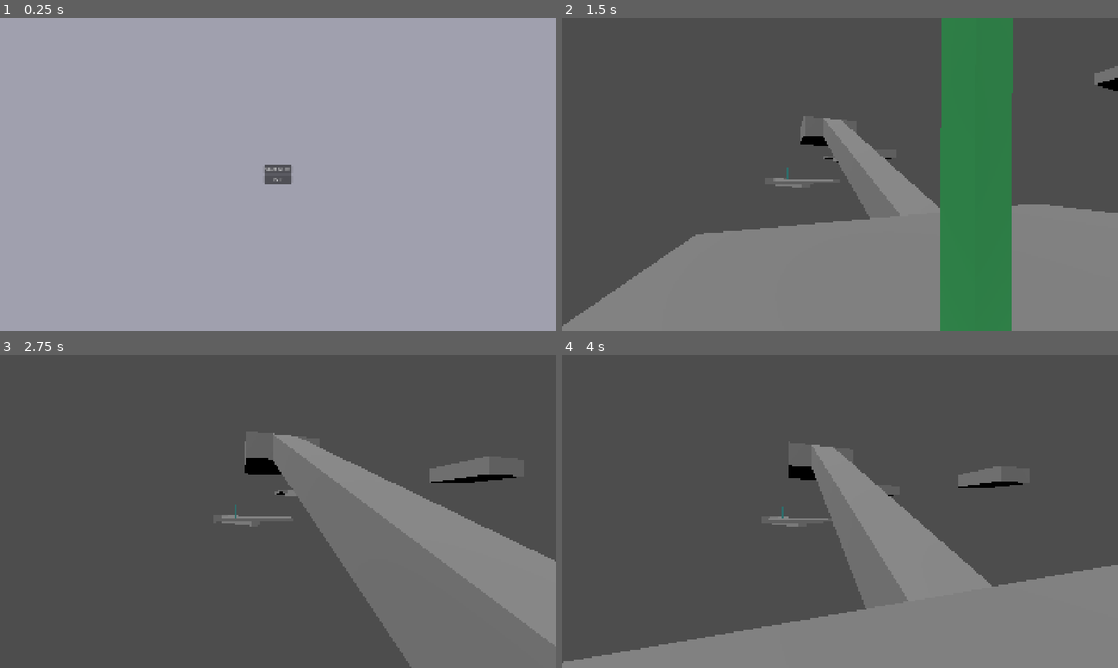
Above: before the commit, frames 1-4 (two rows, left to right).
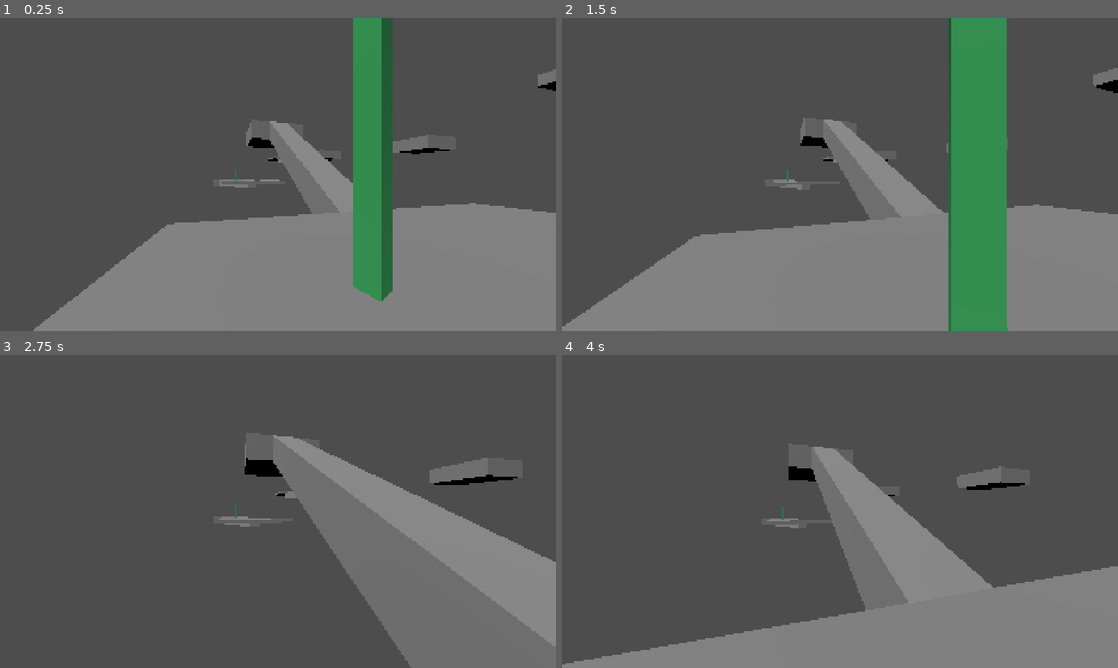
Above: after the commit, the same moments.

Repository: danitheturtle/godly-pets-delivery-service
Game: Godot game, scene res://main.tscn
Two runs of this game, one before a commit and one after it. Both use one fixed random seed, a clock stepped at 60 frames per second and the inputs below.
Inputs (mouse positions are in pixels of both pictures, inside the frame that each line leads up to):
- Up to frame 1 (0.25 s): no input
- Up to frame 2 (1.5 s): click (840, 168) at 0.5 s, where only the run before the commit has a clickable "Start Game"; tap Enter at 1.25 s; move the mouse to (867, 174) at 1.27 s; press the mouse at (867, 174) at 1.28 s; hold W (forward) from 1.28 s (still down)
- Up to frame 3 (2.75 s): keep holding W (forward); tap Space (jump) at 1.52, 2.27 s; move the mouse to (250, 511) at 2.02 s; release the mouse at (250, 511) at 2.03 s; tap F (interact) at 2.1 s
- Up to frame 4 (4 s): move the mouse to (851, 505) at 2.77 s; hold L (level_select) 2.78-3.5 s; release W (forward) at 3.5 s; click "Level 1" at 3.5 s

The runs differ from the first frame. In frame 1, 100% of the frame differs, in the area x 0-100%, y 0-100%; in frame 2, 3.3%; in frame 3, 0.9%; in frame 4, 0.9%.

Commit message:
added collision to stairs during rotation. rotation reverses when collision happens

Diff:
--- a/godot/game_objects/platform/platform.gd
+++ b/godot/game_objects/platform/platform.gd
@@ -14,6 +14,7 @@
 var rotationDir: int = 0
 var rotationIndex: int = 0
 var rotationTimer: float = 0.0
+var rotationCancelled: bool = false
 var clockwiseQueued: bool = false
 var counterClockwiseQueued: bool = false
 
@@ -23,6 +24,7 @@
 var pivotsRotationDir: int = 0
 var pivotsRotationIndex: int = 0
 var pivotsRotationTimer: float = 0.0
+var pivotsRotationCancelled: bool = false
 var pivotsClockwiseQueued: bool = false
 var pivotsCounterClockwiseQueued: bool = false
 
@@ -36,6 +38,8 @@
 
 #local state
 var platformControlled: bool = false
+var attachedStairRefs: Array[Stairs] = []
+
 
 func _ready() -> void:
     # calculate the bases this platform can stop at
@@ -118,12 +122,15 @@
     # reinitialize animation variables
     rotationDir = 0
     rotationTimer = 0.0
+    rotationCancelled = false
     pivotsRotationDir = 0
     pivotsRotationTimer = 0.0
+    pivotsRotationCancelled = false
     clockwiseQueued = false
     counterClockwiseQueued = false
     pivotsClockwiseQueued = false
     pivotsCounterClockwiseQueued = false
+    disconnect_attached_stair_signals()
     # hard or soft reset variables
     rotationIndex = 0 if hard else storedRotationIndex
     pivotsRotationIndex = 0 if hard else storedPivotsRotationIndex
@@ -139,6 +146,7 @@
     transform.basis = Basis(basisStops[fromIndex]).slerp(basisStops[toIndex], normalizedPositionInRotation).orthonormalized()
     # if rotation finished
     if (normalizedPositionInRotation >= 1.0):
+        rotationCancelled = false
         rotationIndex = toIndex
         rotationDir = 0
         rotationTimer = 0.0
@@ -151,17 +159,28 @@
     for i in range(rotationStops):
         pivots[i].transform.basis = Basis(pivotsBasisStops[i*rotationStops + fromIndex]).slerp(pivotsBasisStops[i*rotationStops + toIndex], normalizedPositionInRotation).orthonormalized()
     if (normalizedPositionInRotation >= 1.0):
+        pivotsRotationCancelled = false
         pivotsRotationIndex = toIndex
         pivotsRotationDir = 0
         pivotsRotationTimer = 0.0
 
 func attach_adjacent_stairs() -> void:
+    disconnect_attached_stair_signals()
+    attachedStairRefs = []
     for nextPivot in pivots:
         var pivotCollisions = nextPivot.get_parent().get_overlapping_bodies()
         for col in pivotCollisions:
-            if (col is Stairs && col.get_parent() != nextPivot):
-                State.touchedNodes.append(col)
-                col.reparent(nextPivot, true)
+            if col is Stairs:
+                attachedStairRefs.append(col)
+                col.collisionArea.body_entered.connect(on_body_entered_stair_area)
+                if col.get_parent() != nextPivot:
+                    State.touchedNodes.append(col)
+                    col.reparent(nextPivot, true)
+
+func disconnect_attached_stair_signals() -> void:
+    for attachedStair in attachedStairRefs:
+        if attachedStair.collisionArea.is_connected("body_entered", on_body_entered_stair_area):
+            attachedStair.collisionArea.body_entered.disconnect(on_body_entered_stair_area)
 
 func get_pivot_basis_stops(pivot: CollisionShape3D) -> void:
     var childPivotBasisIndex = pivotsBasisStops.size()
@@ -184,3 +203,17 @@
         storedPivotsBases[i] = pivots[i].transform.basis
     storedRotationIndex = rotationIndex
     storedPivotsRotationIndex = pivotsRotationIndex
+
+func on_body_entered_stair_area(body: Node3D) -> void:
+    if attachedStairRefs.has(body) || body is PhysicsBody3D && !body.get_collision_layer_value(2):
+        return
+    if rotationDir != 0 && !rotationCancelled:
+        rotationCancelled = true
+        rotationIndex = wrapi(rotationIndex + rotationDir, 0, rotationStops)
+        rotationDir *= -1
+        rotationTimer = secondsPerRotation - rotationTimer
+    if pivotsRotationDir != 0 && !pivotsRotationCancelled:
+        pivotsRotationCancelled = true
+        pivotsRotationIndex = wrapi(pivotsRotationIndex + pivotsRotationDir, 0, 4)
+        pivotsRotationDir *= -1
+        pivotsRotationTimer = secondsPerRotation - pivotsRotationTimer
--- a/godot/game_objects/stairs/stairs.gd
+++ b/godot/game_objects/stairs/stairs.gd
@@ -1,26 +1,29 @@
 extends AnimatableBody3D
 class_name Stairs
 
+@onready var collisionArea = $Area3D
 @onready var initialParent = get_parent()
 @onready var initialTransform = Transform3D(transform)
+
+var attachedToPlatform: Platform = null
 
 var storedParent
 var storedTransform
 
 func _ready() -> void:
-	storedParent = initialParent
-	storedTransform = initialTransform
-	# listen for checkpoints
-	SignalBus.checkpoint_activated.connect(_checkpoint_reached)
+    storedParent = initialParent
+    storedTransform = initialTransform
+    # listen for checkpoints
+    SignalBus.checkpoint_activated.connect(on_checkpoint_reached)
 
 func reset(hard: bool = false) -> void:
-	if (!hard):
-		reparent(storedParent, false)
-		transform = storedTransform
-	else:
-		reparent(initialParent, false)
-		transform = initialTransform
+    if (!hard):
+        reparent(storedParent, false)
+        transform = storedTransform
+    else:
+        reparent(initialParent, false)
+        transform = initialTransform
 
-func _checkpoint_reached() -> void:
-	storedParent = get_parent()
-	storedTransform = Transform3D(transform)
+func on_checkpoint_reached() -> void:
+    storedParent = get_parent()
+    storedTransform = Transform3D(transform)
--- a/godot/game_objects/stairs/stairs.tscn
+++ b/godot/game_objects/stairs/stairs.tscn
@@ -4,7 +4,8 @@
 [ext_resource type="ArrayMesh" uid="uid://d3ywv5epcksy6" path="res://assets/stairs.obj" id="2_alqbs"]
 [ext_resource type="Shape3D" uid="uid://b6nqhrfkchyh8" path="res://assets/stairs.tres" id="3_frutw"]
 
-[node name="RotatingStaircase" type="AnimatableBody3D" unique_id=1037820242 groups=["resetable"]]
+[node name="RotatingStaircase" type="AnimatableBody3D" unique_id=131645656 groups=["resetable"]]
+collision_layer = 3
 sync_to_physics = false
 script = ExtResource("1_t8gvg")
 
@@ -15,3 +16,10 @@
 [node name="CollisionShape3D" type="CollisionShape3D" parent="." unique_id=1129599342]
 transform = Transform3D(-4.371139e-08, 0, -1, 0, 1, 0, 1, 0, -4.371139e-08, 0, 0, 0)
 shape = ExtResource("3_frutw")
+
+[node name="Area3D" type="Area3D" parent="." unique_id=2065246267]
+collision_mask = 2
+
+[node name="CollisionShape3D" type="CollisionShape3D" parent="Area3D" unique_id=200964753]
+transform = Transform3D(-4.371139e-08, 0, -1, 0, 1, 0, 1, 0, -4.371139e-08, 0, 0, 0)
+shape = ExtResource("3_frutw")
--- a/godot/main.gd
+++ b/godot/main.gd
@@ -17,7 +17,7 @@
     SignalBus.level_select_opened.connect(level_select_menu)
     SignalBus.level_selected.connect(goto_level)
     # debug
-    #new_game()
+    new_game()
 
 func main_menu() -> void:
     get_tree().paused = false
--- a/godot/project.godot
+++ b/godot/project.godot
@@ -156,6 +156,11 @@
 ]
 }
 
+[layer_names]
+
+3d_physics/layer_1="collides_with_actors"
+3d_physics/layer_2="collides_with_stairs"
+
 [physics]
 
 3d/default_gravity=9.799999999999995
--- a/godot/scripts/globals/state.gd
+++ b/godot/scripts/globals/state.gd
@@ -23,7 +23,7 @@
     lastCheckpoint = null
     touchedNodes = []
     highestWorldReached = 1
-    highestLevelReached = 1
+    highestLevelReached = 2
 
 func set_world(_world: World) -> void:
     if (world != _world && _world != null):
--- a/godot/worlds/world_1.tscn
+++ b/godot/worlds/world_1.tscn
@@ -27,6 +27,12 @@
 [sub_resource type="BoxMesh" id="BoxMesh_a02j0"]
 size = Vector3(11, 1, 11)
 
+[sub_resource type="BoxShape3D" id="BoxShape3D_a02j0"]
+size = Vector3(9, 9, 9)
+
+[sub_resource type="BoxMesh" id="BoxMesh_s2u2n"]
+size = Vector3(9, 9, 9)
+
 [node name="World1" unique_id=206715187 instance=ExtResource("1_nlsqv")]
 
 [node name="Player" parent="." index="1" unique_id=66642413]
@@ -41,7 +47,7 @@
 [node name="SubCheckpoint" parent="Level1" parent_id_path=PackedInt32Array(2012754574) index="3" unique_id=1155096228 instance=ExtResource("4_baolv")]
 transform = Transform3D(1, 0, 0, 0, 1, 0, 0, 0, 1, -6.496155, -9.735, -29.411795)
 
-[node name="1Platform" parent="Level1" parent_id_path=PackedInt32Array(2012754574) index="4" unique_id=322832196 instance=ExtResource("4_fwsfs")]
+[node name="1Platform" parent="Level1" parent_id_path=PackedInt32Array(2012754574) index="4" unique_id=40544669 instance=ExtResource("4_fwsfs")]
 transform = Transform3D(1, 0, 0, 0, 1, 0, 0, 0, 1, -11.250003, -11.25, -57)
 
 [node name="1Staircase" parent="Level1" parent_id_path=PackedInt32Array(2012754574) index="5" unique_id=1194273107 instance=ExtResource("2_38vaf")]
@@ -50,18 +56,14 @@
 [node name="1SubCheckpoint" parent="Level1" parent_id_path=PackedInt32Array(2012754574) index="6" unique_id=1607201582 instance=ExtResource("4_baolv")]
 transform = Transform3D(1, 0, 0, 0, 1, 0, 0, 0, 1, 20.18628, 1.5286262, -52.732258)
 
-[node name="2Platform" type="AnimatableBody3D" parent="Level1" parent_id_path=PackedInt32Array(2012754574) index="7" unique_id=335041071 groups=["resetable"] instance=ExtResource("4_fwsfs")]
+[node name="2Platform" parent="Level1" parent_id_path=PackedInt32Array(2012754574) index="7" unique_id=335041071 instance=ExtResource("4_fwsfs")]
 transform = Transform3D(1, 0, 0, 0, 1, 0, 0, 0, 1, 28.499992, 0, -28.499998)
-script = ExtResource("5_a02j0")
 
-[node name="2Staircase" type="AnimatableBody3D" parent="Level1" parent_id_path=PackedInt32Array(2012754574) index="8" unique_id=502114236 groups=["resetable"] instance=ExtResource("2_38vaf")]
+[node name="2Platform1" parent="Level1" parent_id_path=PackedInt32Array(2012754574) index="8" unique_id=140938546 instance=ExtResource("4_fwsfs")]
+transform = Transform3D(1, 0, 0, 0, 1, 0, 0, 0, 1, 39.74999, 0, 3.8146973e-06)
+
+[node name="2Staircase" parent="Level1" parent_id_path=PackedInt32Array(2012754574) index="9" unique_id=502114236 instance=ExtResource("2_38vaf")]
 transform = Transform3D(-4.371139e-08, -1, 0, 1, -4.371139e-08, 0, 0, 0, 1, 22.874992, 0, -42.75)
-sync_to_physics = false
-script = ExtResource("6_s2u2n")
-
-[node name="2Platform1" type="AnimatableBody3D" parent="Level1" parent_id_path=PackedInt32Array(2012754574) index="9" unique_id=140938546 groups=["resetable"] instance=ExtResource("4_fwsfs")]
-transform = Transform3D(1, 0, 0, 0, 1, 0, 0, 0, 1, 39.74999, 0, 3.8146973e-06)
-script = ExtResource("5_a02j0")
 
 [node name="Static" type="Node3D" parent="Level1" parent_id_path=PackedInt32Array(2012754574) index="10" unique_id=695133757]
 
@@ -93,19 +95,70 @@
 transform = Transform3D(1, 0, 0, 0, 1, 0, 0, 0, 1, 0, 0.014362812, 0)
 mesh = SubResource("BoxMesh_a02j0")
 
-[node name="StaticBody3D4" type="StaticBody3D" parent="Level1/Static" index="3" unique_id=1685891372]
-transform = Transform3D(1, 0, 0, 0, 1, 0, 0, 0, 1, 29.578827, 1.0013065, 29.494205)
-
-[node name="CollisionShape3D" type="CollisionShape3D" parent="Level1/Static/StaticBody3D4" index="0" unique_id=1777088797]
-shape = SubResource("BoxShape3D_fwsfs")
-
-[node name="MeshInstance3D" type="MeshInstance3D" parent="Level1/Static/StaticBody3D4" index="1" unique_id=1524329656]
-mesh = SubResource("BoxMesh_0p53a")
-
 [node name="Level2" type="Node3D" parent="." index="3" unique_id=1292469914]
-transform = Transform3D(1, 0, 0, 0, 1, 0, 0, 0, 1, 19.717491, 0, -69.56859)
+transform = Transform3D(1, 0, 0, 0, 1, 0, 0, 0, 1, 28.5, 0, 28.5)
 script = ExtResource("5_0p53a")
 levelNumber = 2
 
 [node name="Checkpoint" parent="Level2" index="0" unique_id=2066935558 instance=ExtResource("6_wkq5h")]
-transform = Transform3D(1, 0, 0, 0, 1, 0, 0, 0, 1, 2.8567715, 1.5126481, 101.22708)
+transform = Transform3D(1, 0, 0, 0, 1, 0, 0, 0, 1, -5.9257374, 1.5126481, 3.158493)
+
+[node name="Platform" parent="Level2" index="1" unique_id=385998701 instance=ExtResource("4_fwsfs")]
+transform = Transform3D(1, 0, 0, 0, 1, 0, 0, 0, 1, -1.7166138e-05, 11.25, 28.5)
+
+[node name="Platform1" type="AnimatableBody3D" parent="Level2" index="2" unique_id=322832196 groups=["resetable"] instance=ExtResource("4_fwsfs")]
+transform = Transform3D(1, 0, 0, 0, 1, 0, 0, 0, 1, -1.9657688e-05, 22.5, 57)
+script = ExtResource("5_a02j0")
+
+[node name="Platform2" type="AnimatableBody3D" parent="Level2" index="3" unique_id=824885934 groups=["resetable"] instance=ExtResource("4_fwsfs")]
+transform = Transform3D(1, 0, 0, 0, 1, 0, 0, 0, 1, 28.499983, 22.5, 28.500002)
+script = ExtResource("5_a02j0")
+
+[node name="Platform3" type="AnimatableBody3D" parent="Level2" index="4" unique_id=1600263559 groups=["resetable"] instance=ExtResource("4_fwsfs")]
+transform = Transform3D(1, 0, 0, 0, 1, 0, 0, 0, 1, 28.49998, 11.25, 57)
+script = ExtResource("5_a02j0")
+
+[node name="Staircase" parent="Level2" index="5" unique_id=2121416246 instance=ExtResource("2_38vaf")]
+transform = Transform3D(-1, 0, 8.742278e-08, 0, 1, 0, -8.742278e-08, 0, -1, -1.7166138e-05, 5.625, 14.25)
+
+[node name="Staircase1" type="AnimatableBody3D" parent="Level2" index="6" unique_id=131645656 groups=["resetable"] instance=ExtResource("2_38vaf")]
+transform = Transform3D(1, 0, 0, 0, 1, 0, 0, 0, 1, -1.9073486e-05, 28.125, 42.75)
+collision_layer = 3
+sync_to_physics = false
+script = ExtResource("6_s2u2n")
+
+[node name="SubCheckpoint" parent="Level2" index="7" unique_id=1806827507 instance=ExtResource("4_baolv")]
+transform = Transform3D(1, 0, 0, 0, 1, 0, 0, 0, 1, -26.071955, 35.227654, 53.49669)
+
+[node name="Static" type="Node3D" parent="Level2" index="8" unique_id=1013385494]
+
+[node name="StaticBody3D4" type="StaticBody3D" parent="Level2/Static" index="0" unique_id=1685891372]
+transform = Transform3D(1, 0, 0, 0, 1, 0, 0, 0, 1, 1.0788269, 1.0013065, 0.9942055)
+
+[node name="CollisionShape3D" type="CollisionShape3D" parent="Level2/Static/StaticBody3D4" index="0" unique_id=1777088797]
+shape = SubResource("BoxShape3D_fwsfs")
+
+[node name="MeshInstance3D" type="MeshInstance3D" parent="Level2/Static/StaticBody3D4" index="1" unique_id=1524329656]
+mesh = SubResource("BoxMesh_0p53a")
+
+[node name="StaticBody3D3" type="StaticBody3D" parent="Level2/Static" index="1" unique_id=1784285130]
+transform = Transform3D(1, 0, 0, 0, 1, 0, 0, 0, 1, -30.30903, 51.714634, 12.813351)
+visible = false
+
+[node name="CollisionShape3D" type="CollisionShape3D" parent="Level2/Static/StaticBody3D3" index="0" unique_id=406149835]
+shape = SubResource("BoxShape3D_a02j0")
+
+[node name="MeshInstance3D" type="MeshInstance3D" parent="Level2/Static/StaticBody3D3" index="1" unique_id=1534218148]
+transform = Transform3D(1, 0, 0, 0, 1, 0, 0, 0, 1, 0, 0.014362812, 0)
+mesh = SubResource("BoxMesh_s2u2n")
+
+[node name="StaticBody3D5" type="StaticBody3D" parent="Level2/Static" index="2" unique_id=181032458]
+transform = Transform3D(1, 0, 0, 0, 1, 0, 0, 0, 1, -29.506575, 34.732525, 57.083336)
+
+[node name="CollisionShape3D" type="CollisionShape3D" parent="Level2/Static/StaticBody3D5" index="0" unique_id=494800254]
+shape = SubResource("BoxShape3D_wkq5h")
+
+[node name="MeshInstance3D" type="MeshInstance3D" parent="Level2/Static/StaticBody3D5" index="1" unique_id=1532850244]
+transform = Transform3D(1, 0, 0, 0, 1, 0, 0, 0, 1, 0, 0.014362812, 0)
+mesh = SubResource("BoxMesh_a02j0")
+skeleton = NodePath("../../StaticBody3D5")
Not shown, changed: gpds_obsidian/.obsidian/workspace.json
Not shown, added: gpds_obsidian/Mechanics/Platform that rotates stairs in different axis.md
Not shown, added: gpds_obsidian/Mechanics/Two stairs that meet end-to-end connect.md
Not shown, added: gpds_obsidian/Todo/Config system.md
Not shown, changed: gpds_obsidian/Todo/I18n singleton.md
Not shown, changed: gpds_obsidian/Todo/Save system.md
Not shown, added: gpds_obsidian/Todo/Started/Level Select.md
